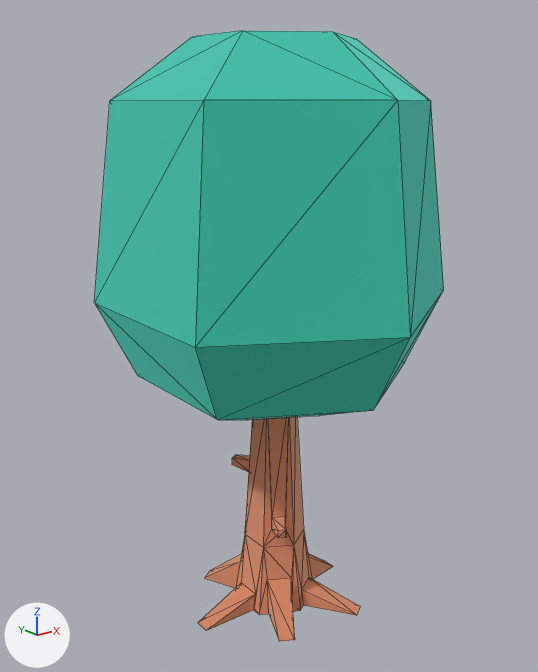
One commit to the glTF model games/pig-pens/baked/models/oak.glb: the scene before it, then after it.
One viewpoint serves both versions: a camera (50 mm lens) standing at (-0.958, -1.177, 1.059) and looking at (-0.006, 0.013, 0.583). The lights are fixed; the arrows at lower left show +X, +Y and +Z. The picture after the commit comes second. Mesh edges are drawn as thin lines. Vertices at exactly the same position are counted once.

Objects in the first picture: 'tree_oak'.
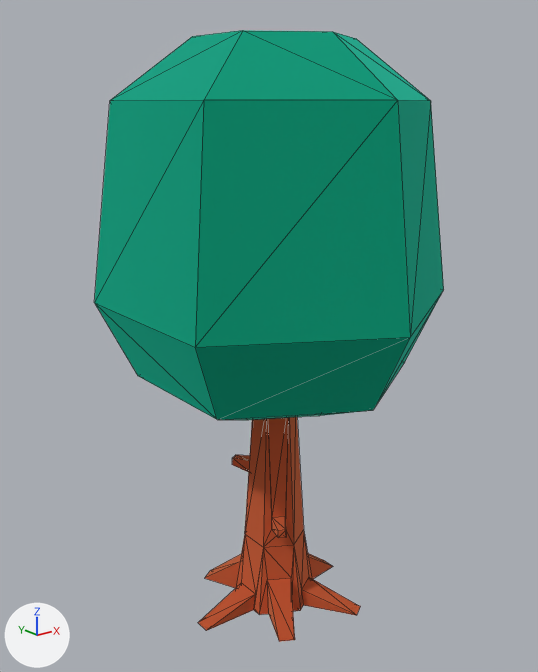
What changed in the scene script:
```text
Change mat_leaf:
    where n0 = _N.new('ShaderNodeBsdfPrincipled'); n0.name = 'Principled BSDF'
    remove n0.inputs[0].default_value = (0.161, 0.788, 0.671, 1.0)  # 'Base Color', cyan #70e6d6
    add n2 = _N.new('ShaderNodeVertexColor'); n2.name = 'Color Attribute'
    add _L.new(n2.outputs[0], n0.inputs[0])  # 'Color' to 'Base Color'
Add mat_wood:
    mat_wood = bpy.data.materials.new('wood')
    mat_wood.use_nodes = True; mat_wood.node_tree.nodes.clear()
    _N = mat_wood.node_tree.nodes; _L = mat_wood.node_tree.links
    n0 = _N.new('ShaderNodeBsdfPrincipled'); n0.name = 'Principled BSDF'
    n0.inputs[1].default_value = 1.0  # 'Metallic'
    n0.inputs[2].default_value = 1.0  # 'Roughness'
    n1 = _N.new('ShaderNodeOutputMaterial'); n1.name = 'Material Output'
    n2 = _N.new('ShaderNodeVertexColor'); n2.name = 'Color Attribute'
    _L.new(n0.outputs[0], n1.inputs[0])  # 'BSDF' to 'Surface'
    _L.new(n2.outputs[0], n0.inputs[0])  # 'Color' to 'Base Color'
Change me_mesh_tree_oak:
    where me_mesh_tree_oak.from_pydata(...)  # 100 vertices, 196 faces; spans x -0.32..0.32, y -0.37..0.37, z 0.0..1.226
    used by ob_tree_oak; location = (0.0, 0.0, -0.05)
    me_mesh_tree_oak part 1: all 132 faces that had it switch from mat_bark (beige #f2be9e) to mat_wood
    me_mesh_tree_oak part 2: vertex colours changed
```

Pixel boxes (x1, y1, x2, y2) of what changed, in the pictures (538 x 672 px):
'tree_oak', recoloured (darker)
    both: (94, 30, 444, 642)
part 1 of me_mesh_tree_oak, recoloured (darker)
    both: (198, 417, 360, 642)
